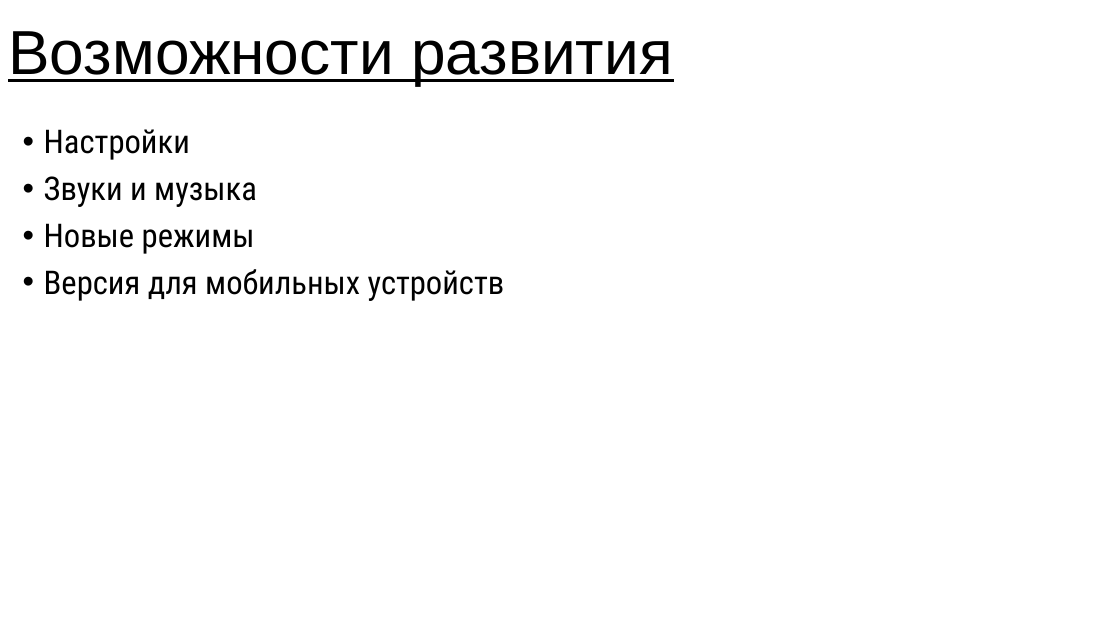
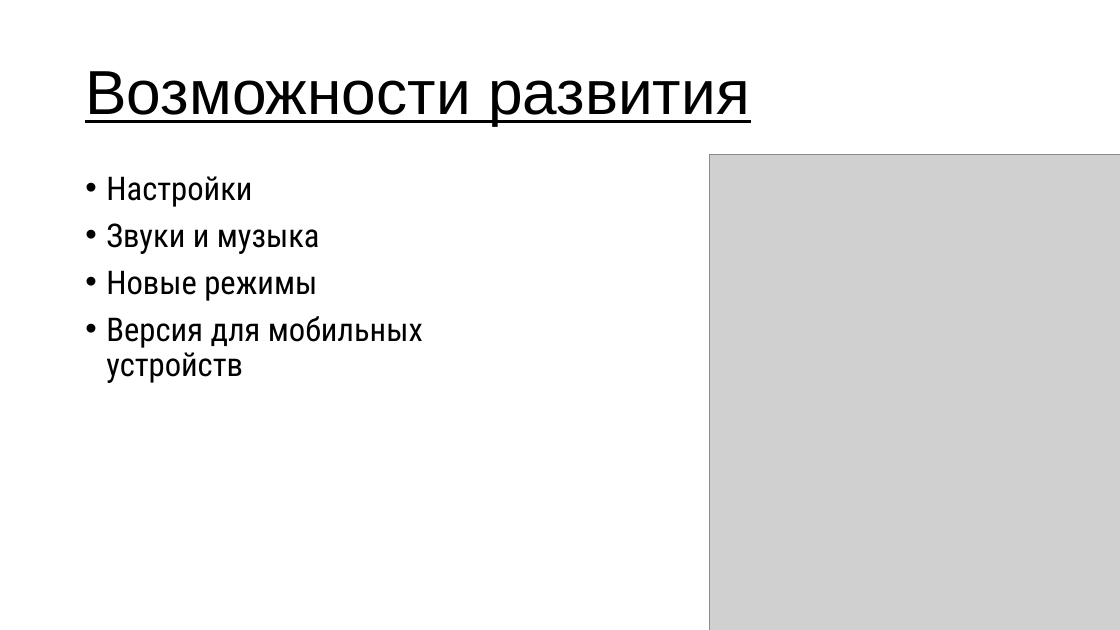
Before and after one commit to Zimovchik/Mini-duels, a slide deck: slide 9 of Mini-duels.pptx. Drawn at 1120x630 pixels with LibreOffice and Linux fonts; fonts in the diff are those of the drawing; grey boxes stand for pictures. Boxes give left, top, right and bottom in pixels: in the first picture for what was removed or moved away, otherwise in the second. Text is boxed around its words. In the diff, an @@ line names an element or a change of style, - is before the commit and + after.

Commit message:
presentation

```diff
--- a/Mini-duels.pptx
+++ b/Mini-duels.pptx
@@ title "Возможности развития": place and size @@
-title "Возможности развития" at <box>8,31,673,85</box>
+title "Возможности развития" at <box>85,71,750,125</box>
@@ text "Настройки" rewrapped from <box>44,129,505,301</box> to <box>106,176,423,383</box> @@
@@ picture added at <box>709,155,1120,630</box> @@
```
